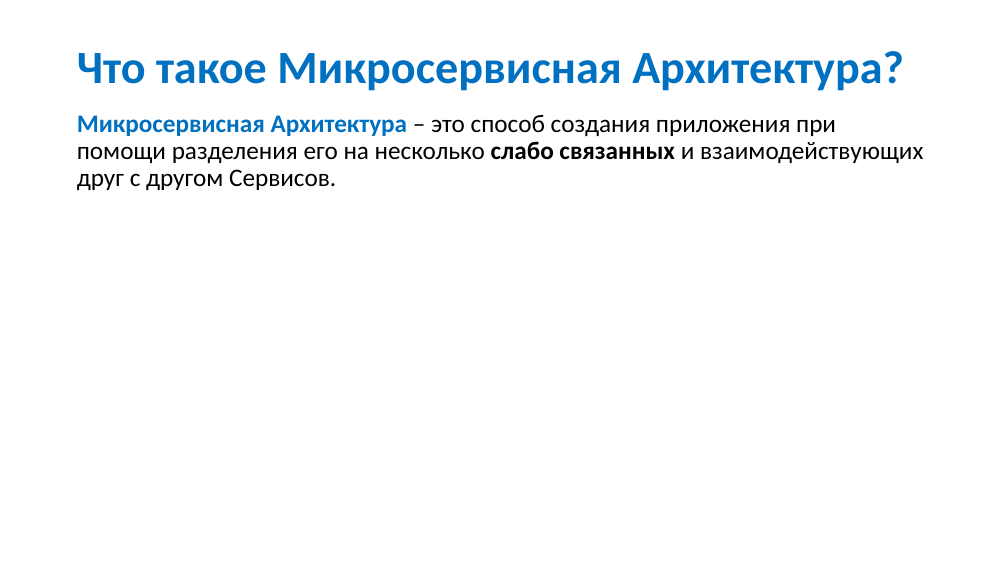
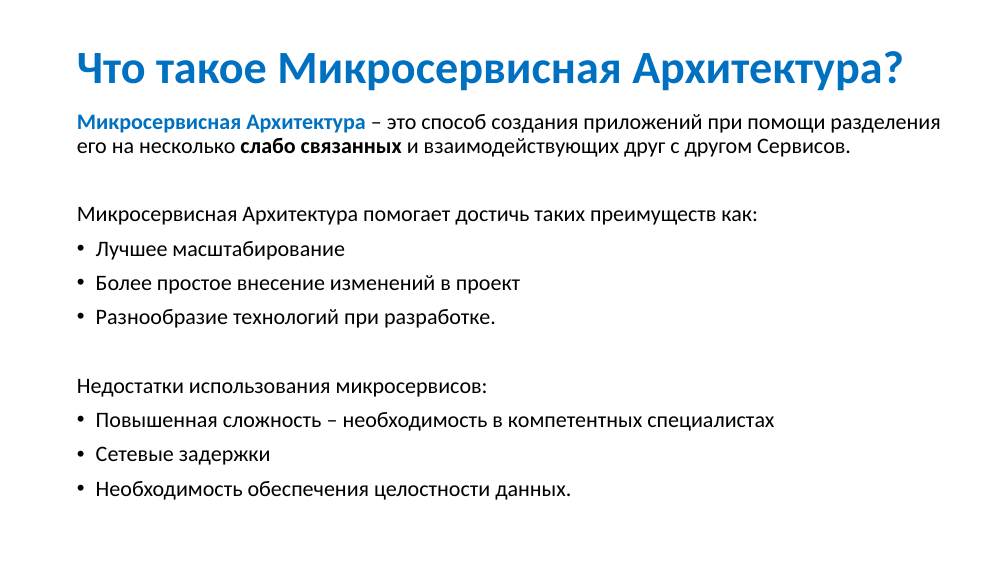
Before and after one commit to ArtiomCiobanu/UniversityStuff, a slide deck: slide 3 of Semester 6/Diploma/Презентация Дипломная Работа Чобану Артём I1902.pptx. Drawn at 1008x567 pixels with LibreOffice and Linux fonts; fonts in the diff are those of the drawing. Boxes give left, top, right and bottom in pixels: in the first picture for what was removed or moved away, otherwise in the second. Text is boxed around its words. In the diff, an @@ line names an element or a change of style, - is before the commit and + after.

```diff
--- a/Semester 6/Diploma/Презентация Дипломная Работа Чобану Артём I1902.pptx
+++ b/Semester 6/Diploma/Презентация Дипломная Работа Чобану Артём I1902.pptx
@@ text at [77,114,940,500]: text changed; size 24 to 21 pt @@
-Микросервисная Архитектура – это способ создания приложения при помощи разделения его на несколько слабо связанных и взаимодействующих друг с другом Сервисов.
+Микросервисная Архитектура – это способ создания приложений при помощи разделения его на несколько слабо связанных и взаимодействующих друг с другом Сервисов.
+Микросервисная Архитектура помогает достичь таких преимуществ как:
+• Лучшее масштабирование
+• Более простое внесение изменений в проект
+• Разнообразие технологий при разработке.
+Недостатки использования микросервисов:
+• Повышенная сложность – необходимость в компетентных специалистах
+• Сетевые задержки
+• Необходимость обеспечения целостности данных.
```
Also in this commit, not shown: 2 other slides changed, 1 other file.
